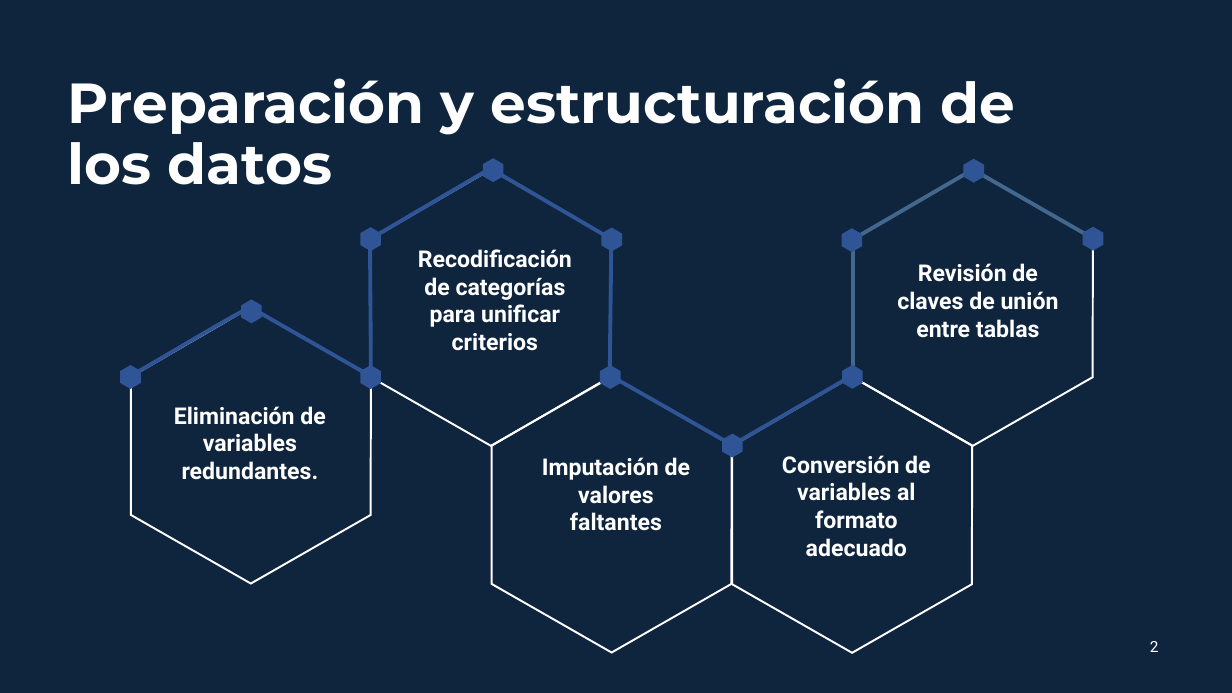
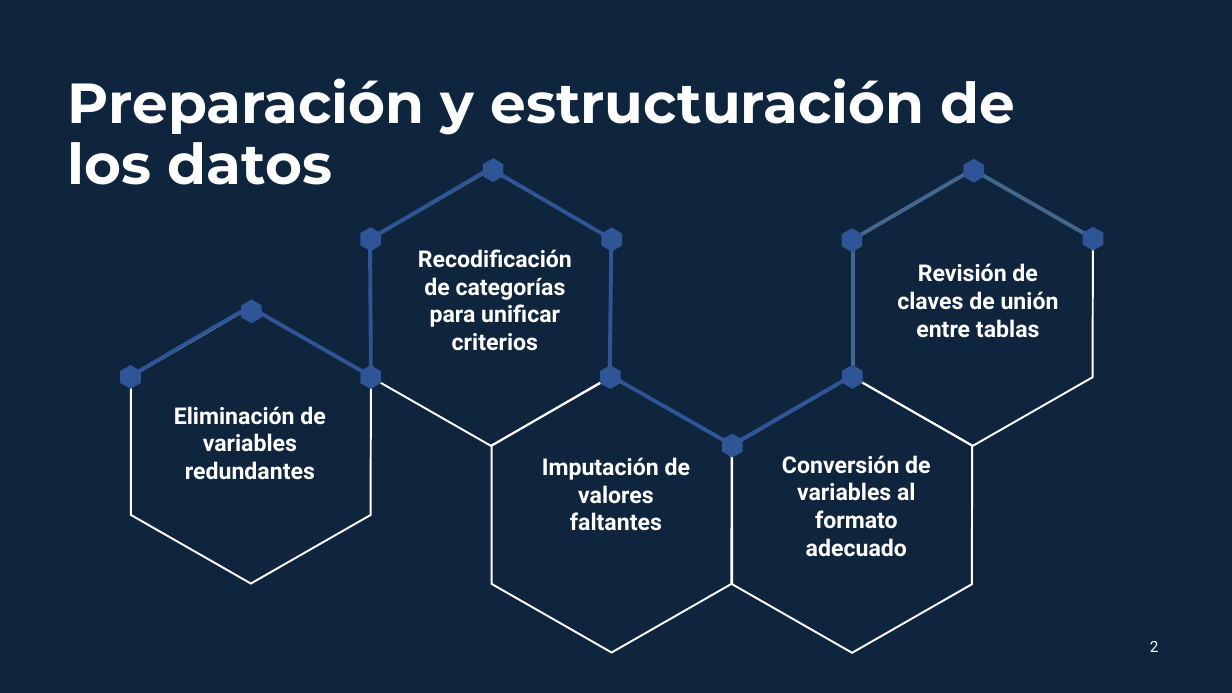
Before and after one commit to MarcosTardy/Sports_analytics_project_2, a slide deck: slide 2 of Analisis_eventos.pptx. Drawn at 1232x693 pixels with LibreOffice and Linux fonts; fonts in the diff are those of the drawing. Boxes give left, top, right and bottom in pixels: in the first picture for what was removed or moved away, otherwise in the second. Text is boxed around its words. In the diff, an @@ line names an element or a change of style, - is before the commit and + after.

```diff
--- a/Analisis_eventos.pptx
+++ b/Analisis_eventos.pptx
@@ text at (174,406,325,480): text changed @@
-Eliminación de variables redundantes.
+Eliminación de variables redundantes
```
Also in this commit, not shown: 3 other slides changed.
